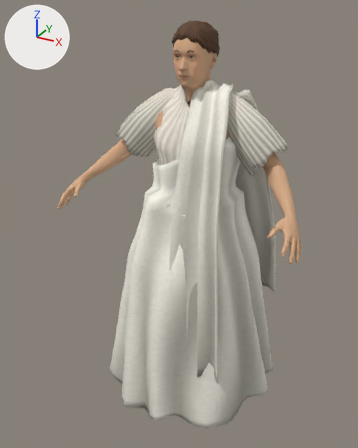
What one commit did to the glTF model modelos/personaje_togado.glb.
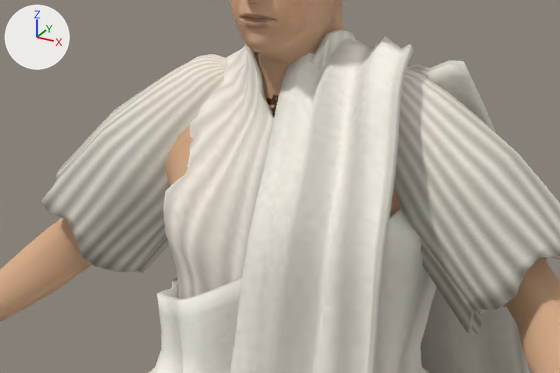
The first picture shows the older version from a 50 mm lens placed at (0.89, -1.749, 1.731), pointed at (-0.06, -0.022, 0.868). The close-ups show the older and then the newer version on the part from 29% to 78% of the width and 16% to 42% of the height of that picture. Only the edits that show in the close-ups are written down. Arrows for +X, +Y and +Z are at upper left; the lights stay in place. Vertices at exactly the same position are counted once.

Script lines for the objects in view, before the commit:
```python
me_manga_005 = bpy.data.meshes.new('manga.005')
me_manga_005.from_pydata(...)  # 838 vertices, 1672 faces; spans x -0.375..-0.078, y -0.062..0.117, z 1.122..1.43
me_manga_005.materials.append(mat_tunica)  # picture img_tunica
me_toga_extremo = bpy.data.meshes.new('toga_extremo')
me_toga_extremo.from_pydata(...)  # 450 vertices, 896 faces; spans x 0.012..0.266, y -0.291..0.029, z 0.328..1.47
me_toga_extremo.materials.append(mat_toga)  # picture img_toga
me_togado_cuerpo = bpy.data.meshes.new('togado_cuerpo')
me_togado_cuerpo.from_pydata(...)  # 8385 vertices, 16250 faces; spans x -0.53..0.53, y -0.3..0.14, z 0.0..1.5
me_togado_cuerpo.materials.append(mat_togado_piel)  # picture img_togado_piel
me_tunica = bpy.data.meshes.new('tunica')
me_tunica.from_pydata(...)  # 2297 vertices, 4032 faces; spans x -0.233..0.233, y -0.239..0.238, z 0.499..1.476
me_tunica.materials.append(mat_tunica)  # picture img_tunica
ob_manga_005 = bpy.data.objects.new('manga.005', me_manga_005)
ob_manga_005.location = (0.0, 0.0, 0.0)
ob_toga_extremo = bpy.data.objects.new('toga_extremo', me_toga_extremo)
ob_toga_extremo.location = (0.0, 0.0, 0.0)
ob_togado_cuerpo = bpy.data.objects.new('togado_cuerpo', me_togado_cuerpo)
ob_togado_cuerpo.location = (0.0, 0.0, 0.0)
ob_tunica = bpy.data.objects.new('tunica', me_tunica)
ob_tunica.location = (0.0, 0.0, 0.0)
# also in view: 'manga.004' at (0.226, 0.026, 1.276); 'toga_espalda' at (0.17, 0.158, 0.978); 'toga' at (0.008, -0.005, 0.688); 'togado_cabeza' at (0.0, 0.001, 1.509)
```
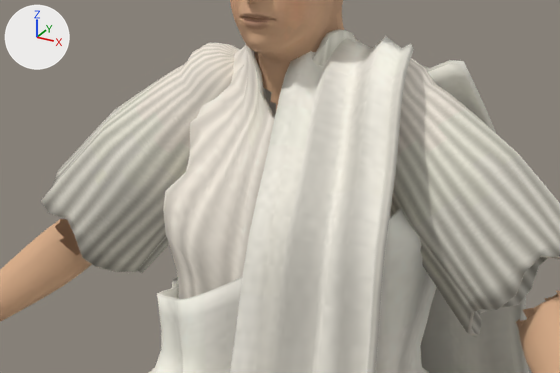
The edits, one by one:
me_manga_005 is used by ob_manga_005; location (0.0, 0.0, 0.0).
me_manga_005 had 838 vertices, 1672 faces and spanned x -0.375..-0.078, y -0.062..0.117, z 1.122..1.43.
me_manga_005 now has 838 vertices, 1672 faces and spans x -0.375..-0.063, y -0.062..0.117, z 1.122..1.444.
me_manga_005 part 1: 198 of 838 vertices moved; they spanned x -0.165..-0.078, y -0.018..0.082, z 1.346..1.43 and now span x -0.164..-0.063, y -0.022..0.088, z 1.347..1.444; mean shift (0.007, 0.0, 0.008); largest move (-0.101, 0.028, 1.411) -> (-0.091, 0.022, 1.424).
me_toga_extremo is used by ob_toga_extremo; location (0.0, 0.0, 0.0).
me_toga_extremo had 450 vertices, 896 faces and spanned x 0.012..0.266, y -0.291..0.029, z 0.328..1.47.
me_toga_extremo now has 450 vertices, 896 faces and spans x 0.012..0.266, y -0.291..0.03, z 0.328..1.47.
me_toga_extremo part 2: 118 of 450 vertices moved; they spanned x 0.012..0.187, y -0.12..0.029, z 1.321..1.47 and now span x 0.012..0.187, y -0.119..0.03, z 1.322..1.47; mean shift (0.002, -0.002, 0.001); largest move (0.015, -0.051, 1.427) -> (0.018, -0.056, 1.428).
me_togado_cuerpo is used by ob_togado_cuerpo; location (0.0, 0.0, 0.0).
me_togado_cuerpo had 8385 vertices, 16250 faces and spanned x -0.53..0.53, y -0.3..0.14, z 0.0..1.5.
me_togado_cuerpo now has 7486 vertices, 14604 faces and spans x -0.53..0.53, y -0.3..0.14, z 0.0..1.5.
me_togado_cuerpo part 3: 2 vertices moved within x -0.02..0.03, y -0.06..-0.03, z 1.39..1.47; 899 vertices removed from x -0.35..0.35, y -0.08..0.14, z 1.15..1.5.

Changed parts and their boxes [x1, y1, x2, y2] in the close-ups (560 x 373 px; the box of a moved part takes in the faces that stretch with it):
'manga.005', reshaped
    before: [41, 54, 228, 273]
    after: [41, 43, 265, 273]
part 1 of me_manga_005, moved or reshaped
    before: [180, 54, 228, 106]
    after: [180, 43, 265, 106]
part 2 of me_toga_extremo, moved or reshaped
    both: [263, 36, 414, 210]
part 3 of me_togado_cuerpo, cut back
    before: [58, 17, 560, 325]
    after: [270, 37, 300, 103]
